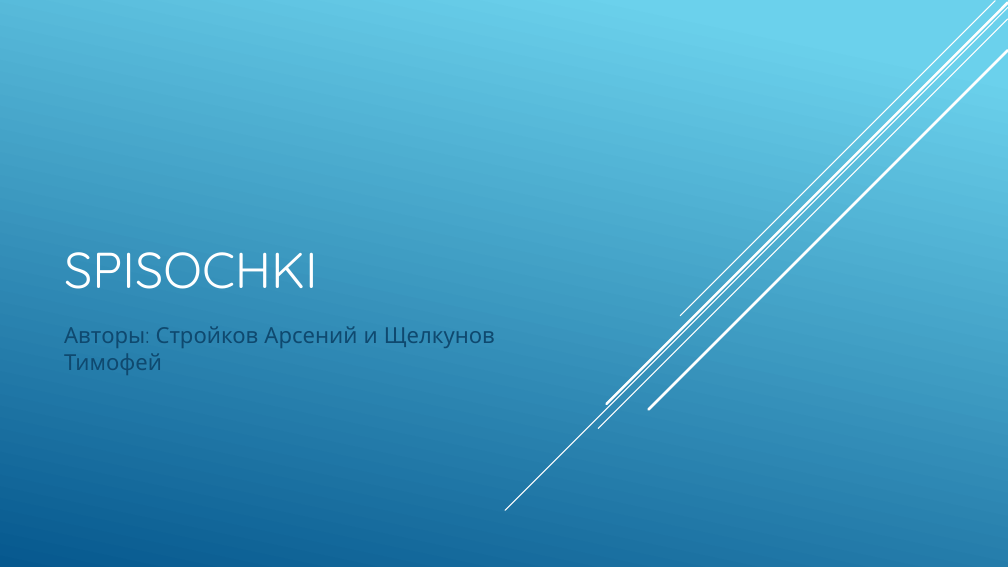
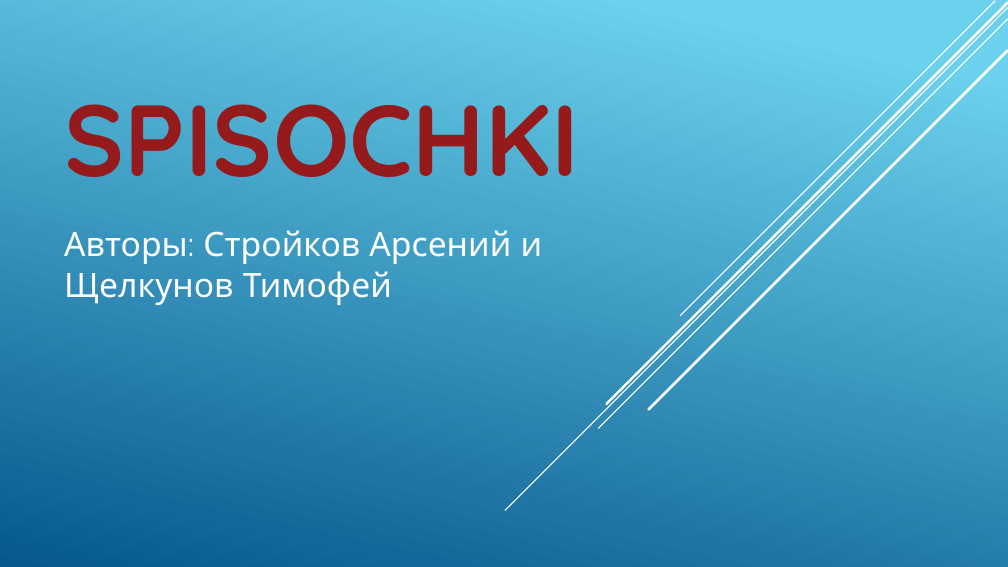
Before and after one commit to feyka99177/project, a slide deck: slide 1 of spisochkiпрезентация.pptx. Drawn at 1008x567 pixels with LibreOffice and Linux fonts; fonts in the diff are those of the drawing. Boxes give left, top, right and bottom in pixels: in the first picture for what was removed or moved away, otherwise in the second. Text is boxed around its words. In the diff, an @@ line names an element or a change of style, - is before the commit and + after.

```diff
--- a/spisochkiпрезентация.pptx
+++ b/spisochkiпрезентация.pptx
@@ title "SPISOCHKI" at bbox=[64, 104, 579, 177]: size 48 to 96 pt, text colour #FFFFFF to #941A1B, bold on @@
@@ subtitle "Авторы: Стройков Арсений и Щелкунов ...": place and size @@
-subtitle "Авторы: Стройков Арсений и Щелкунов ..." at bbox=[64, 326, 495, 375]
+subtitle "Авторы: Стройков Арсений и Щелкунов ..." at bbox=[64, 230, 543, 305]
@@ subtitle "Авторы: Стройков Арсений и Щелкунов ..." at bbox=[64, 230, 543, 305]: size 21 to 32 pt, text colour #0F496F to #FFFFFF; more space between paragraphs @@
```
Also in this commit, not shown: 2 other slides changed, 1 slide added, 1 slide removed.
